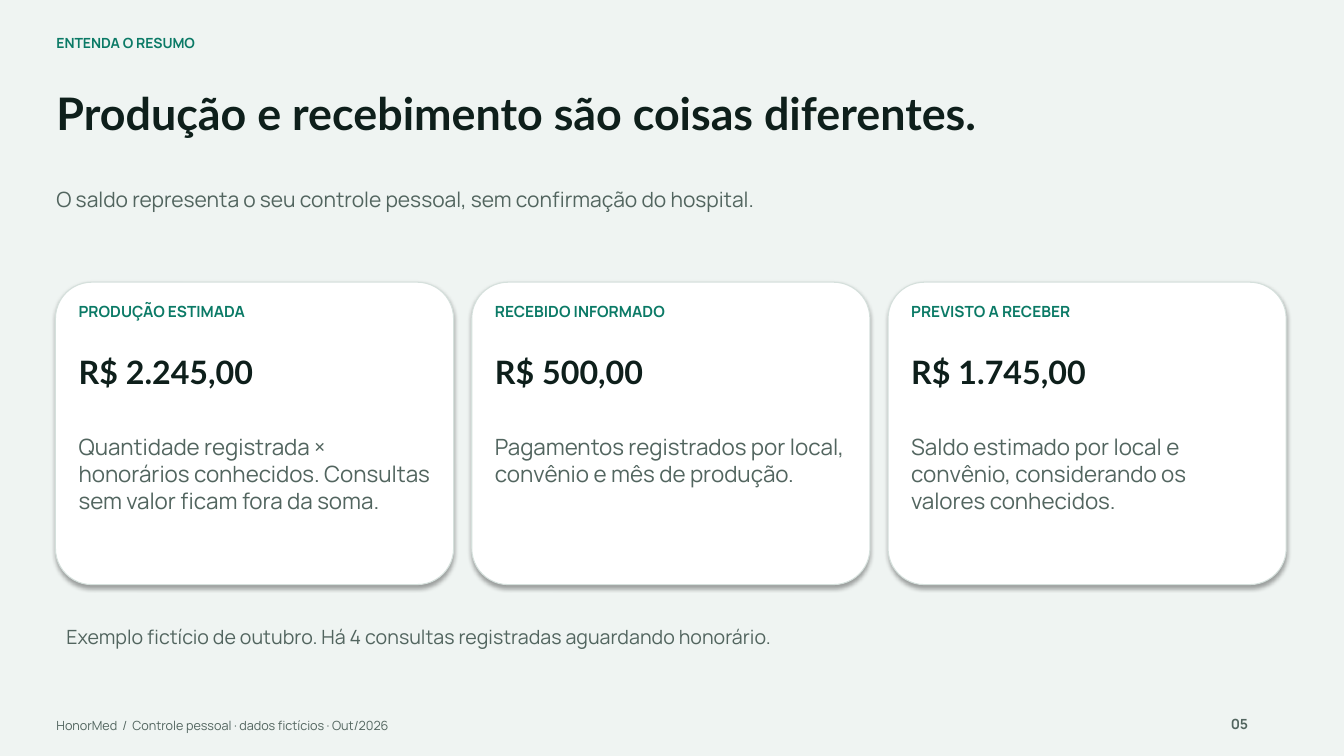
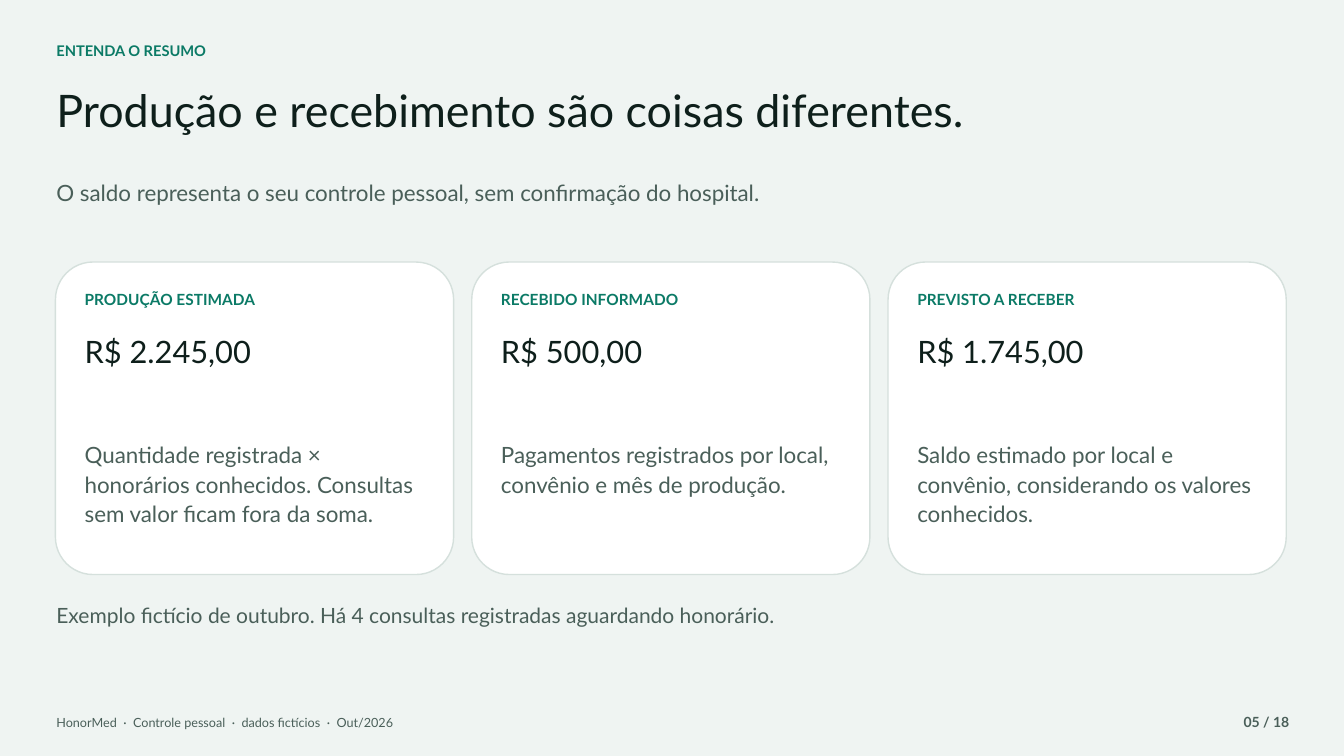
Before and after one commit to Gor0d/HonorMed, a slide deck: slide 5 of docs/apresentacao/HonorMed_Apresentacao_Medicos.pptx. Drawn at 1344x756 pixels with LibreOffice and Linux fonts; fonts in the diff are those of the drawing. Boxes give left, top, right and bottom in pixels: in the first picture for what was removed or moved away, otherwise in the second. Text is boxed around its words. In the diff, an @@ line names an element or a change of style, - is before the commit and + after.

```diff
--- a/docs/apresentacao/HonorMed_Apresentacao_Medicos.pptx
+++ b/docs/apresentacao/HonorMed_Apresentacao_Medicos.pptx
@@ text "ENTENDA O RESUMO" at (x1=56, y1=45, x2=206, y2=56): size 10 to 10.5 pt, font Manrope to Lato; line spacing 1 to 1.1; less space between paragraphs @@
@@ text "Produção e recebimento são coisas ..." at (x1=56, y1=94, x2=963, y2=135): bold off; less space between paragraphs @@
@@ text "O saldo representa o seu ..." moved from (x1=56, y1=191, x2=754, y2=212) to (x1=56, y1=184, x2=759, y2=205) @@
@@ text "O saldo representa o seu ..." at (x1=56, y1=184, x2=759, y2=205): size 15 to 16 pt, font Manrope to Lato, text colour #52655F to #4A5F59; line spacing 1 to 1.1; less space between paragraphs @@
@@ rounded rectangle resized from (x1=55, y1=282, x2=454, y2=585) to (x1=55, y1=262, x2=454, y2=575) @@
@@ rounded rectangle resized from (x1=472, y1=282, x2=870, y2=585) to (x1=472, y1=262, x2=870, y2=575) @@
@@ outline #D5E0DC 0.75 pt to #D5E0DC 1 pt; shadow off in 3 elements at (x1=55, y1=262, x2=454, y2=575), (x1=472, y1=262, x2=870, y2=575), (x1=888, y1=262, x2=1287, y2=575) @@
@@ rounded rectangle resized from (x1=888, y1=282, x2=1287, y2=585) to (x1=888, y1=262, x2=1287, y2=575) @@
@@ text "PRODUÇÃO ESTIMADA" moved from (x1=79, y1=303, x2=245, y2=321) to (x1=85, y1=291, x2=255, y2=308) @@
@@ text "RECEBIDO INFORMADO" moved from (x1=495, y1=305, x2=665, y2=318) to (x1=501, y1=293, x2=678, y2=305) @@
@@ font Manrope to Lato; line spacing 1 to 1.1; less space between paragraphs in 3 elements at (x1=85, y1=291, x2=255, y2=308), (x1=501, y1=293, x2=678, y2=305), (x1=917, y1=293, x2=1075, y2=305) @@
@@ text "PREVISTO A RECEBER" moved from (x1=911, y1=305, x2=1070, y2=318) to (x1=917, y1=293, x2=1075, y2=305) @@
@@ text "R$ 2.245,00" moved from (x1=79, y1=357, x2=253, y2=389) to (x1=85, y1=337, x2=251, y2=367) @@
@@ size 23 to 22 pt, bold off; less space between paragraphs in 3 elements at (x1=917, y1=337, x2=1083, y2=367), (x1=85, y1=337, x2=251, y2=367), (x1=501, y1=337, x2=642, y2=367) @@
@@ text "R$ 500,00" moved from (x1=495, y1=357, x2=643, y2=389) to (x1=501, y1=337, x2=642, y2=367) @@
@@ text "R$ 1.745,00" moved from (x1=911, y1=357, x2=1085, y2=389) to (x1=917, y1=337, x2=1083, y2=367) @@
@@ font Manrope to Lato, text colour #52655F to #4A5F59; line spacing 1 to 1.1; less space between paragraphs in 3 elements at (x1=85, y1=446, x2=413, y2=522), (x1=501, y1=446, x2=828, y2=497), (x1=917, y1=446, x2=1251, y2=522) @@
@@ text "Saldo estimado por local e ..." moved from (x1=911, y1=438, x2=1186, y2=510) to (x1=917, y1=446, x2=1251, y2=522) @@
@@ text "Exemplo fictício de outubro. Há ..." moved from (x1=66, y1=628, x2=771, y2=649) to (x1=56, y1=607, x2=775, y2=627) @@
@@ text "Exemplo fictício de outubro. Há ..." at (x1=56, y1=607, x2=775, y2=627): size 14 to 15 pt, font Manrope to Lato, text colour #52655F to #4A5F59; line spacing 1 to 1.1; less space between paragraphs @@
@@ text at (x1=56, y1=717, x2=394, y2=729): text changed; font Manrope to Lato; text colour #52655F to #4A5F59 @@
-HonorMed / Controle pessoal · dados fictícios · Out/2026
+HonorMed · Controle pessoal · dados fictícios · Out/2026
@@ text at (x1=1244, y1=717, x2=1289, y2=727): text changed; font Manrope to Lato; text colour #52655F to #4A5F59 @@
-05
+05 / 18
```
Also in this commit, not shown: 15 other slides changed, 2 slides added, 10 other files.
